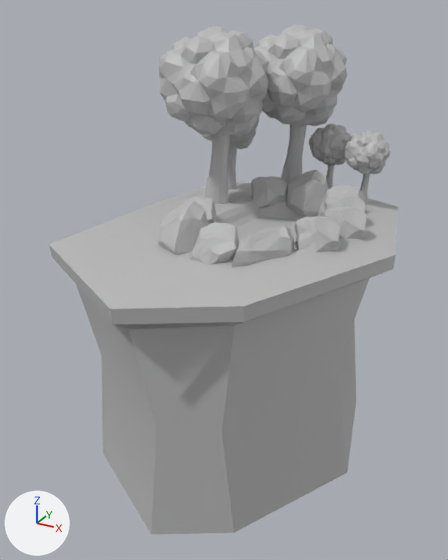
Two versions of the FBX model Assets/Assets3D/ENV/Terrazza/ENV_terrazza_laghetto.fbx, one commit apart.
Before and after are seen from a 50 mm lens placed at (15.6, -20.2, 26.0), pointed at (-0.2, 8.5, 11.7). Every picture has the same lights, and +X, +Y and +Z are marked at lower left. Where no turn or scale is listed for an object, it has been applied to the vertices.

Names of what the first picture shows: 'terrazza_laghetto'.
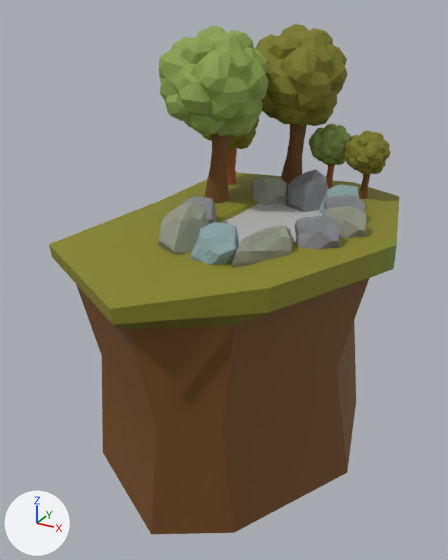
Location of each change, (x1, y1, x2, y2) in pixels of the pictures (448 x 560 px):
'terrazza_laghetto', reshaped: before (49, 24, 398, 535); after (49, 24, 399, 535)
'lago', added: after (219, 202, 323, 245)
part 1 of me_mesh, cut back: before (49, 181, 398, 330); after (49, 172, 399, 330)
part 2 of me_mesh, recoloured (grey to brown): (49, 24, 390, 535) in both

Diff of the bpy script that builds the scene:
```diff
--- a/Assets/Assets3D/ENV/Terrazza/ENV_terrazza_laghetto.fbx.py
+++ b/Assets/Assets3D/ENV/Terrazza/ENV_terrazza_laghetto.fbx.py
@@ img_palette_prova_1_jpg @@
+img_palette_prova_1_jpg = load_image('palette prova 1.jpg', '../../../Materials/palette_gradient/palette prova 1.jpg', 652, 425, 'sRGB')
@@ mat_blinn1 @@
+mat_blinn1 = principled_material('blinn1')
+mat_blinn1.texture = img_palette_prova_1_jpg
+mat_blinn1.roughness = 0.749
@@ me_mesh @@
 # used by ob_terrazza_laghetto; location = (0.0, 0.0, 0.0)
-me_mesh.from_pydata(...)  # 2604 vertices, 4991 faces; spans x -8.0..9.1, y -1.7..20.5, z 0.0..25.1
+me_mesh.from_pydata(...)  # 2586 vertices, 4968 faces; spans x -8.0..9.1, y -1.7..20.5, z 0.0..25.1
+# me_mesh part 1
+# 26 vertices are removed from x -1.4..6.0, y 4.6..14.2, z 14.2..15.0
+# 31 faces are deleted
+# 14 vertices move from x -5.8..9.1, y 1.0..20.5, z 13.6..15.3 to x -5.8..9.1, y 1.9..20.5, z 13.9..15.2
+# 8 vertices are added at x -1.0..5.6, y 4.5..14.7, z 14.1..14.3
+# 8 new faces join them
+# me_mesh part 2: 4960 faces spanning x -8.0..9.1, y -1.7..20.5, z 0.0..25.1 switch from mat_lambert1 (grey #bcbcbc) to mat_blinn1 (picture img_palette_prova_1_jpg)
@@ me_mesh_1 @@
+me_mesh_1.from_pydata([(-3.68, -5.32, 0.0), (3.68, -5.32, 0.0), (-3.68, 5.32, 0.0), (3.68, 5.32, 0.0)], [], [(0, 1, 3, 2)])
+me_mesh_1.materials.append(mat_lambert1)  # grey #bcbcbc
@@ ob_lago @@
+ob_lago = bpy.data.objects.new('lago', me_mesh_1)
+ob_lago.location = (1.78, 10.16, 14.96)
```
